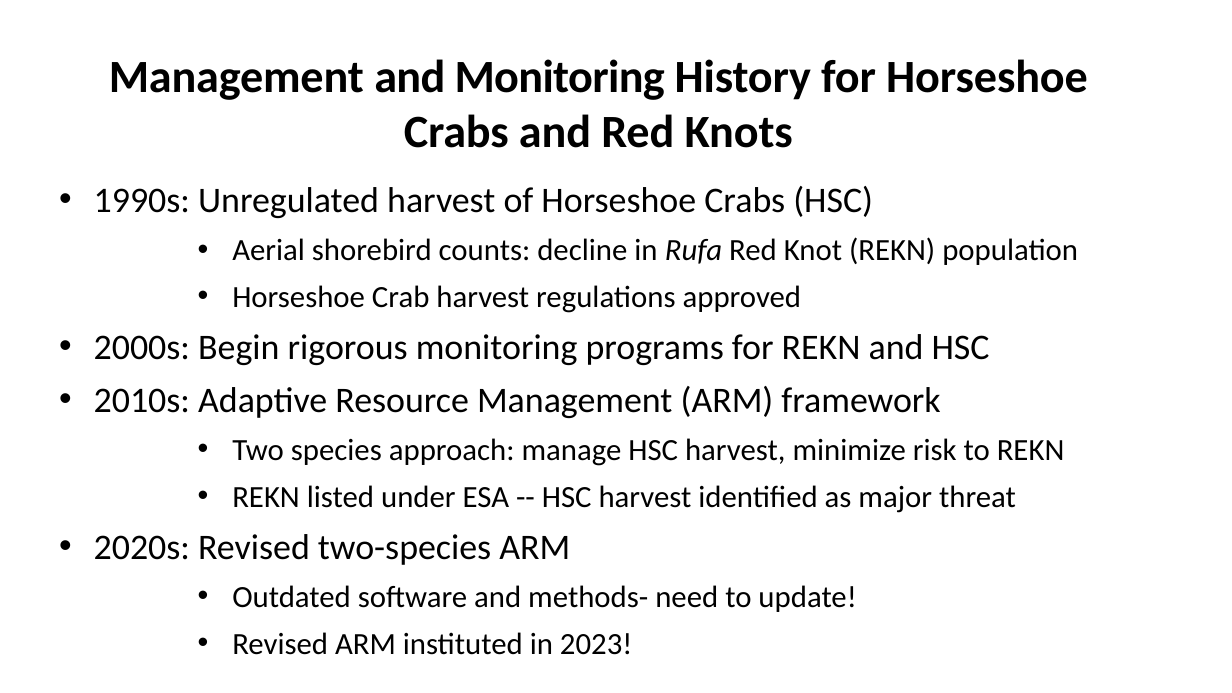
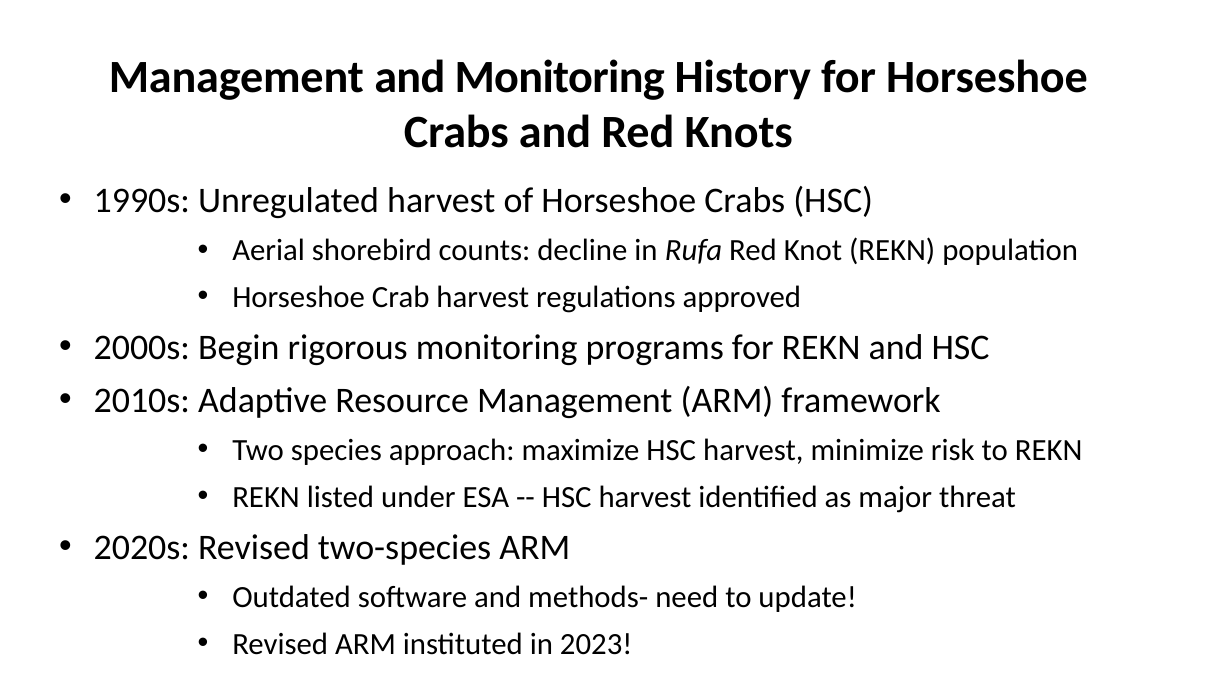
Before and after one commit to kevintshoemaker/NRES-470, a slide deck: slide 11 of REKN2.pptx. Drawn at 1232x693 pixels with LibreOffice and Linux fonts; fonts in the diff are those of the drawing. Boxes give left, top, right and bottom in pixels: in the first picture for what was removed or moved away, otherwise in the second. Text is boxed around its words. In the diff, an @@ line names an element or a change of style, - is before the commit and + after.

Commit message:
minor

```diff
--- a/REKN2.pptx
+++ b/REKN2.pptx
@@ text at [232, 438, 1083, 465]: text changed @@
-      • Two species approach: manage HSC harvest, minimize risk to REKN
+      • Two species approach: maximize HSC harvest, minimize risk to REKN
```
Also in this commit, not shown: 3 other slides changed, 2 slides added, 1 slide removed.
